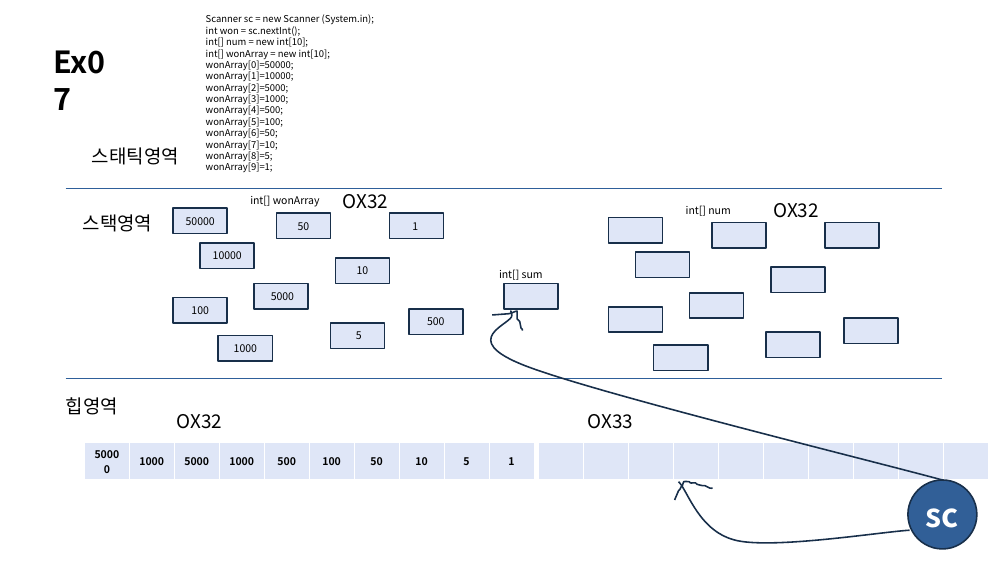
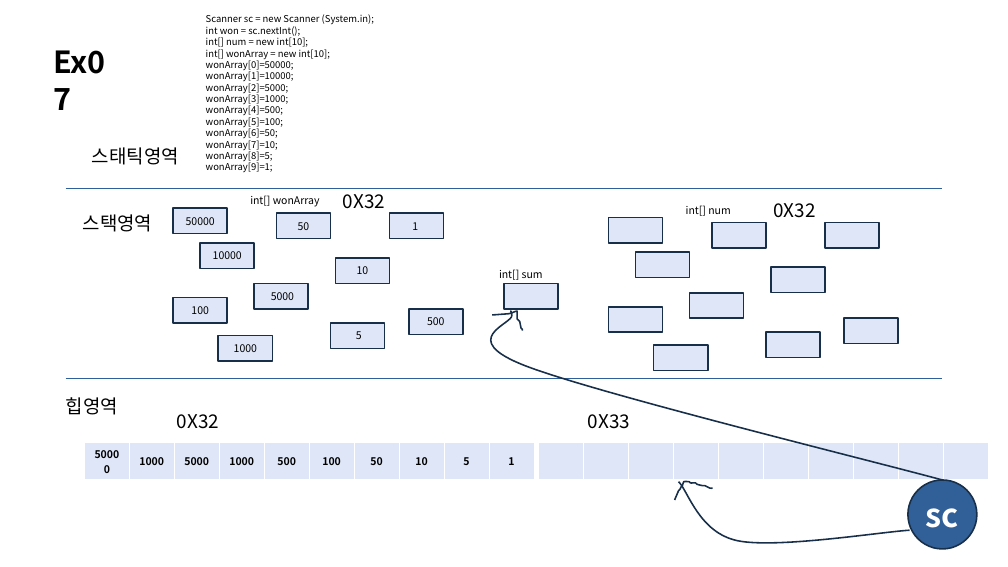
Before and after one commit to rlatjgus960/Practice04, a slide deck: slide 7 of src/com/javaex/practice/메모리맵.pptx. Drawn at 1008x567 pixels with LibreOffice and Linux fonts; fonts in the diff are those of the drawing. Boxes give left, top, right and bottom in pixels: in the first picture for what was removed or moved away, otherwise in the second. Text is boxed around its words. In the diff, an @@ line names an element or a change of style, - is before the commit and + after.

Commit message:
6/1

```diff
--- a/src/com/javaex/practice/메모리맵.pptx
+++ b/src/com/javaex/practice/메모리맵.pptx
@@ text at (343, 188, 385, 209): text changed @@
-OX32
+0X32
@@ text at (773, 203, 815, 218): text changed @@
-OX32
+0X32
@@ text at (177, 414, 219, 429): text changed @@
-OX32
+0X32
@@ text at (588, 414, 630, 429): text changed @@
-OX33
+0X33
```
Also in this commit, not shown: 7 other slides changed.
